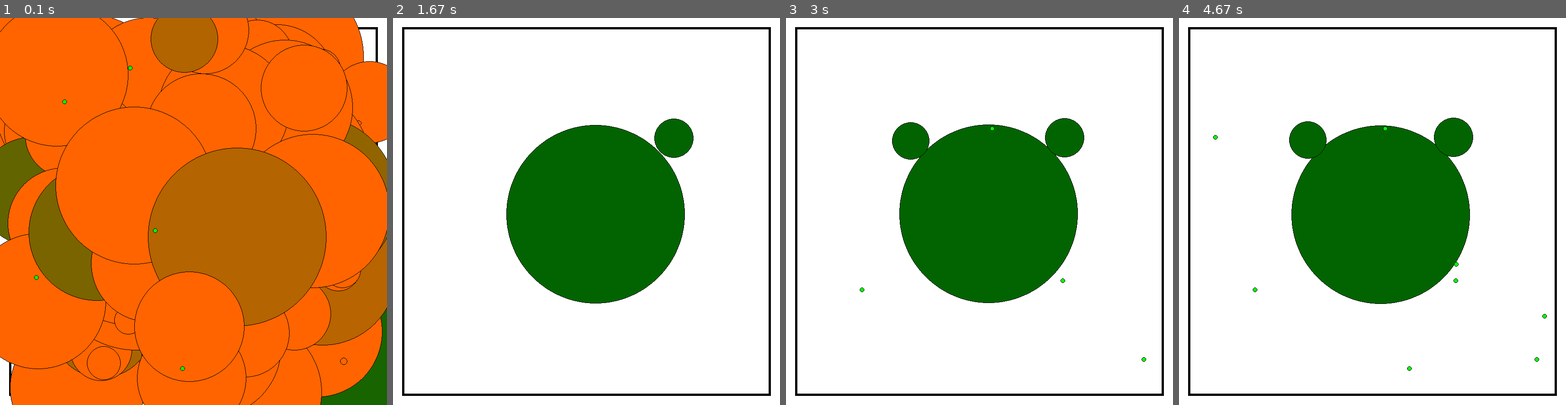
Above: before the commit, frames 1-4 (left to right).
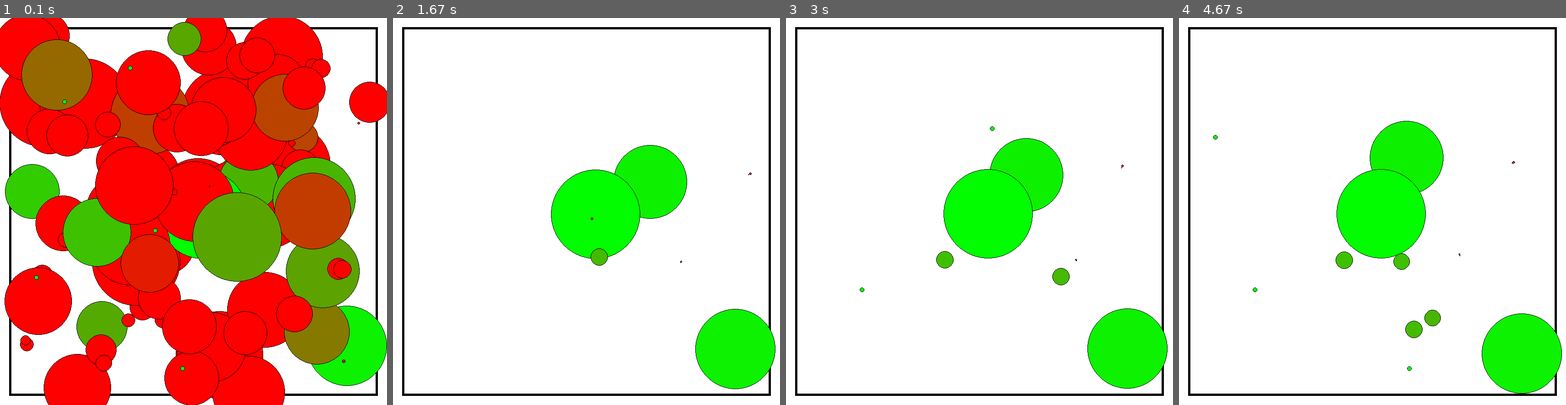
Above: after the commit, the same moments.

Repository: LeoBasov/live-sim
Game: pygame game, started from app/gui_pygame/main.py
Two runs of this game, one before a commit and one after it. Both use one fixed random seed, a clock stepped at 60 frames per second and the inputs below.
Inputs:
- Up to frame 1 (0.1 s): no input
- Up to frame 2 (1.67 s): tap Space at 0.33, 0.67, 1.07, 1.37, 1.57 s
- Up to frame 3 (3 s): tap Space at 1.9, 2.2, 2.4, 2.7, 2.97 s
- Up to frame 4 (4.67 s): tap Space at 3.3, 3.6, 3.73, 4.13, 4.43 s

The runs differ from the first frame. In frame 1, 99% of the frame differs, in the area x 0-100%, y 0-100%; in frame 2, 21%; in frame 3, 22%; in frame 4, 22%.

Commit message:
Fixed bug.

Diff:
--- a/app/gui_pygame/main.py
+++ b/app/gui_pygame/main.py
@@ -48,7 +48,7 @@
 
 		for creature in wrld.creatures:
 			point = (25 + 40*creature.position[0], 25 + 40*creature.position[1], 25 + 40*creature.position[2])
-			_draw_point(DISPLAYSURF, point, (min(255*creature.speed, 255), 100, 0), int(max(1, creature.size*20)))
+			_draw_point(DISPLAYSURF, point, (min(255*creature.speed, 255), 255 - (min(255*creature.speed, 255)), 0), int(max(1, creature.size*20)))
 
 		for food in wrld.food:
 			point = (25 + 40*food.position[0], 25 + 40*food.position[1], 25 + 40*food.position[2])
--- a/live_sim/creature.py
+++ b/live_sim/creature.py
@@ -124,7 +124,7 @@
 			dist_vec = position - self.position
 			dist = np.linalg.norm(dist_vec)
 
-			child.position = self.position + ((0.5*self.size + 0.5*child.size)/dist)*dist_vecf
+			child.position = self.position + ((0.5*self.size + 0.5*child.size)/dist)*dist_vec
 
 	def _mutate(self, creature):
 		self._mutate_speed(creature)
--- a/live_sim/world.py
+++ b/live_sim/world.py
@@ -29,9 +29,9 @@
 	def generate_creatures(self, number, sense = 1.0, speed = 1.0, size = 1.0):
 		for i in range(number):
 			creature = Creature(self)
-			creature.sense = (0.001 + 10.0*random.random())*sense
-			creature.speed = (0.001 + 10.0*random.random())*speed
-			creature.size = (0.001 + 10.0*random.random())*size
+			creature.sense = (0.001 + 5.0*random.random())*sense
+			creature.speed = (0.001 + 5.0*random.random())*speed
+			creature.size = (0.001 + 5.0*random.random())*size
 			creature.size_max = creature.size
 			creature.position = self._generate_random_position()
 
